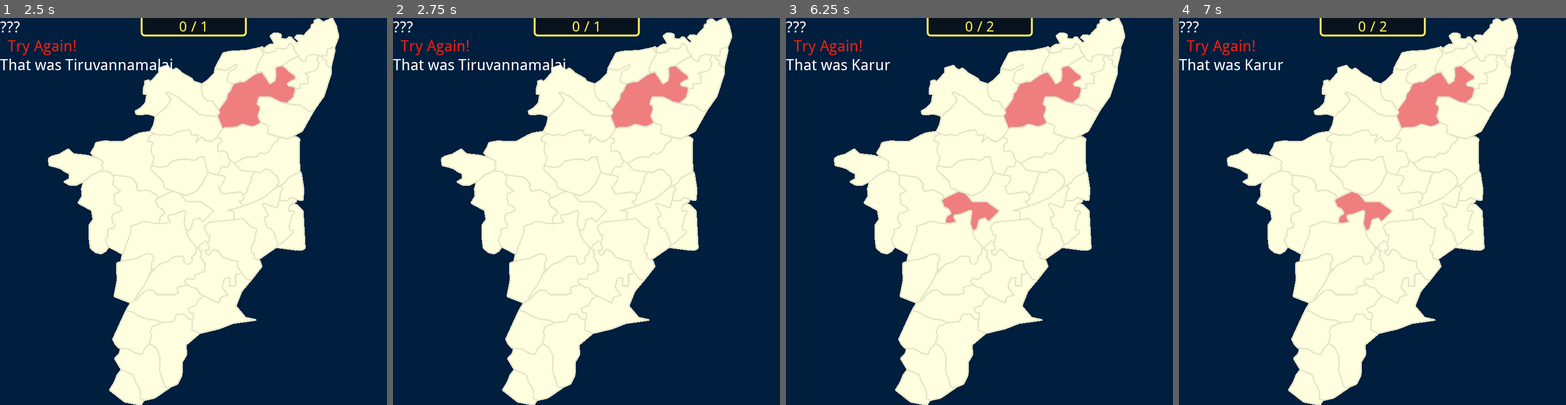
Above: before the commit, frames 1-4 (left to right).
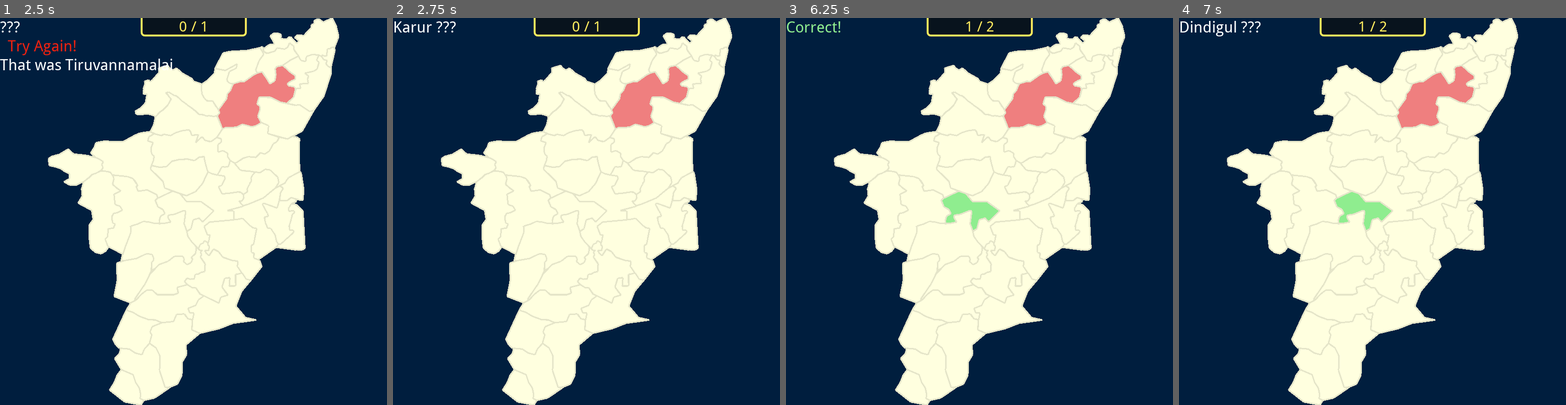
Above: after the commit, the same moments.

Repository: sharun-s/godot-tn
Game: Godot game, scene res://Node2D.tscn
The game is run twice, just before and just after one commit, with the same random seed, the same clock (stepped at 60 frames per second) and the same inputs.
Inputs (mouse positions are in pixels of both pictures, inside the frame that each line leads up to):
- Up to frame 1 (2.5 s): click "Quiz" at 0.5 s; tap Enter at 1.25 s; drag from (239, 168) to (232, 126) at 1.27 s; drag from (116, 230) to (239, 168) at 2.02 s
- Up to frame 2 (2.75 s): no input
- Up to frame 3 (6.25 s): move the mouse to (1018, 126) at 2.77 s; hold Right (ui_right) 2.78-3.5 s; tap Backspace at 2.85, 4.35, 5.85 s; tap Space at 3.5, 5 s; drag from (960, 288) to (863, 153) at 3.52 s; tap Enter at 4.25, 5.75 s; move the mouse to (1095, 269) at 4.27 s; hold Left (ui_left) 4.28-5 s; drag from (863, 153) to (1025, 168) at 5.02 s; move the mouse to (998, 211) at 5.77 s; hold Down (ui_down) from 5.78 s (still down); click (998, 211) at 5.92 s
- Up to frame 4 (7 s): release Down (ui_down) at 6.5 s; tap Space at 6.5 s; drag from (1314, 114) to (1295, 230) at 6.52 s

Frame 1 is identical in both runs. In frame 2, 0.8% of the frame differs, in the area x 0-45%, y 0-14%; in frame 3, 1.3%; in frame 4, 1.4%, in the area x 0-55%, y 0-55%.
Error before the commit: Invalid type in function 'get_child' in base 'Area2D'. Cannot convert argument 1 from Array to int. (res://TN.gd:624)

Commit message:
minor bug fix and web build update

Diff:
--- a/TN.gd
+++ b/TN.gd
@@ -347,7 +347,7 @@
 			#if has_node('Districts/lbl'+i):
 			#	get_node('Districts/lbl'+i).add_to_group('dlabels'+year)
 			#else:
-			add_label(i, get_node('Districts/'+data[i][0][0]).position, 'dlabels'+ year)
+			add_label(i, CD.position+CD.get_node(data[i][0][0]).position, 'dlabels'+ year)
 		#else:
 		#	print(year," disolved ",i)
 	#print(year, 'added polys', nodesadded)
@@ -621,7 +621,7 @@
 var challenges_completed:=[]
 func new_challenge():
 	while true:
-		challenge=CD.get_child([rng.randi_range(0,CD.get_child_count()-1)]).name
+		challenge=CD.get_child(rng.randi_range(0,CD.get_child_count()-1)).name
 		if challenge in challenges_completed:
 			continue
 		else:
Not shown, changed: builds/web/tn.html
Not shown, changed: builds/web/tn.pck
